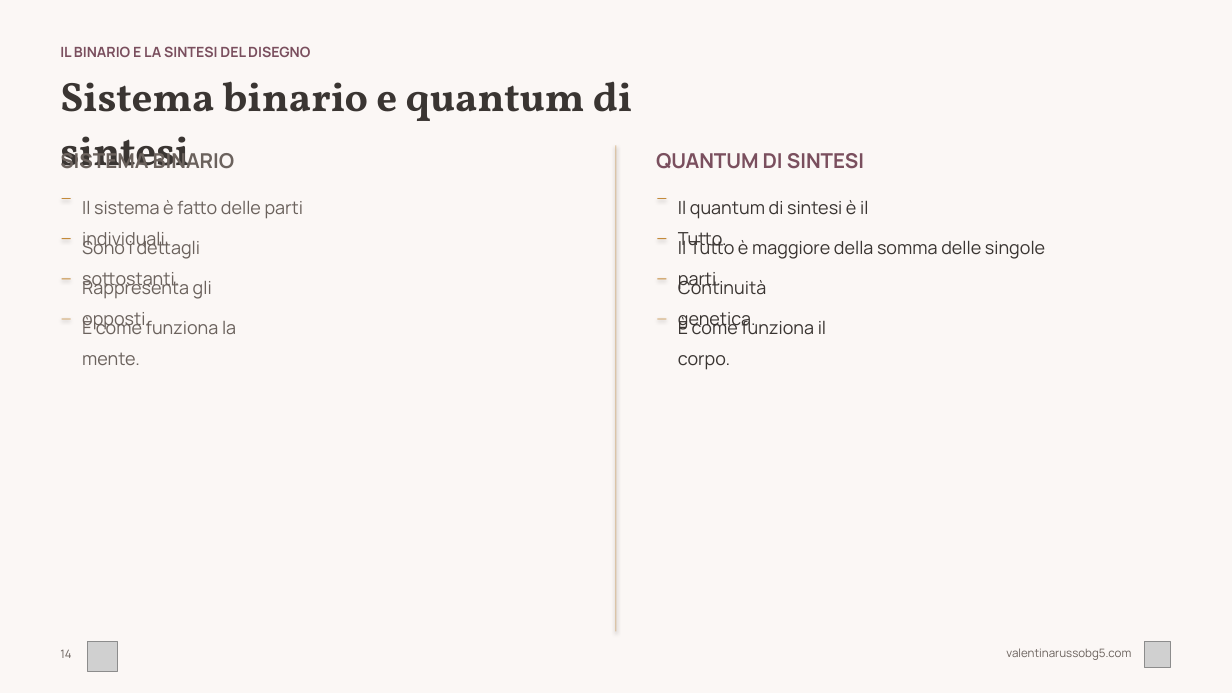
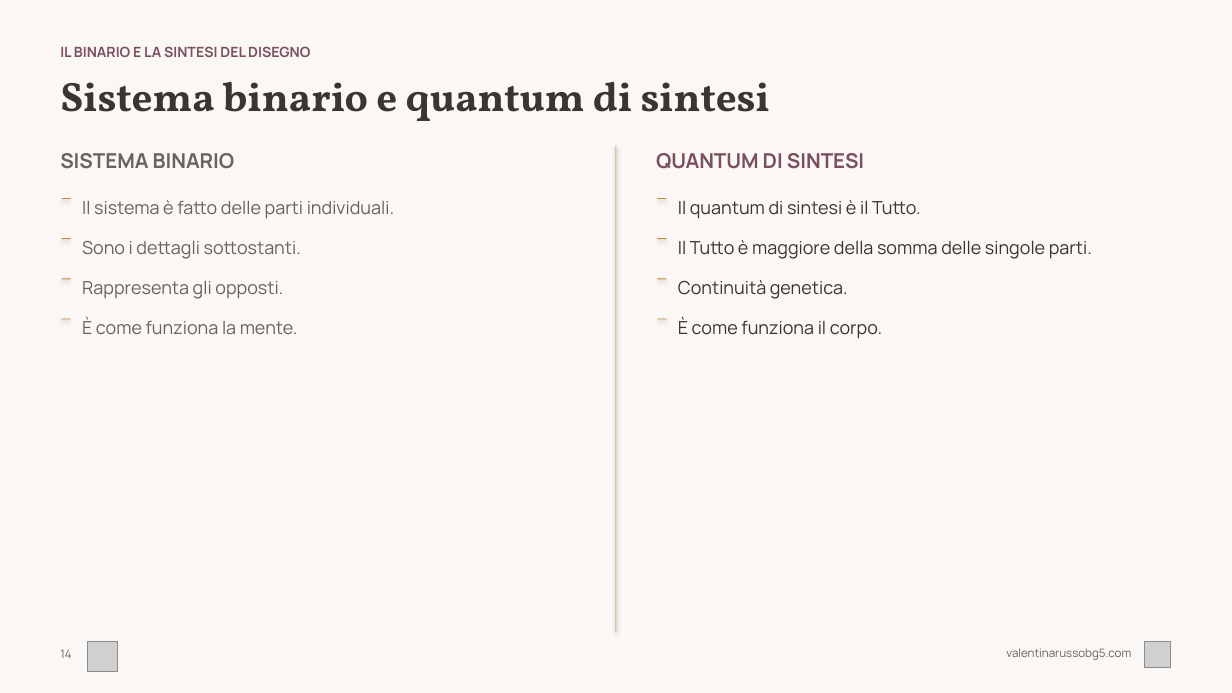
Before and after one commit to valentina-russo/valentinarusso-site, a slide deck: slide 14 of grav-site/root/kit-corso/corso-base-hd.pptx. Drawn at 1232x693 pixels with LibreOffice and Linux fonts; fonts in the diff are those of the drawing; grey boxes stand for pictures. Boxes give left, top, right and bottom in pixels: in the first picture for what was removed or moved away, otherwise in the second. Text is boxed around its words. In the diff, an @@ line names an element or a change of style, - is before the commit and + after.

```diff
--- a/grav-site/root/kit-corso/corso-base-hd.pptx
+++ b/grav-site/root/kit-corso/corso-base-hd.pptx
@@ text "Sistema binario e quantum di ..." rewrapped from (x1=60, y1=81, x2=633, y2=169) to (x1=60, y1=81, x2=770, y2=121) @@
@@ text "SISTEMA BINARIO" rewrapped from (x1=60, y1=149, x2=235, y2=175) to (x1=60, y1=153, x2=235, y2=169) @@
@@ text "Il sistema è fatto delle ..." rewrapped from (x1=82, y1=200, x2=304, y2=251) to (x1=82, y1=200, x2=394, y2=219) @@
@@ text "Il quantum di sintesi è ..." rewrapped from (x1=678, y1=200, x2=868, y2=251) to (x1=678, y1=200, x2=921, y2=219) @@
@@ text "Sono i dettagli sottostanti." rewrapped from (x1=82, y1=237, x2=201, y2=291) to (x1=82, y1=241, x2=301, y2=259) @@
@@ text "Il Tutto è maggiore della ..." rewrapped from (x1=678, y1=237, x2=1045, y2=291) to (x1=678, y1=240, x2=1092, y2=259) @@
@@ text "Rappresenta gli opposti." rewrapped from (x1=82, y1=277, x2=212, y2=332) to (x1=82, y1=281, x2=283, y2=299) @@
@@ text "Continuità genetica." rewrapped from (x1=678, y1=277, x2=766, y2=332) to (x1=678, y1=280, x2=848, y2=299) @@
@@ text "È come funziona la mente." rewrapped from (x1=82, y1=318, x2=236, y2=365) to (x1=82, y1=318, x2=298, y2=334) @@
@@ text "È come funziona il corpo." rewrapped from (x1=678, y1=318, x2=826, y2=370) to (x1=678, y1=318, x2=882, y2=339) @@
```
Also in this commit, not shown: 29 other slides changed, 1 other file.
